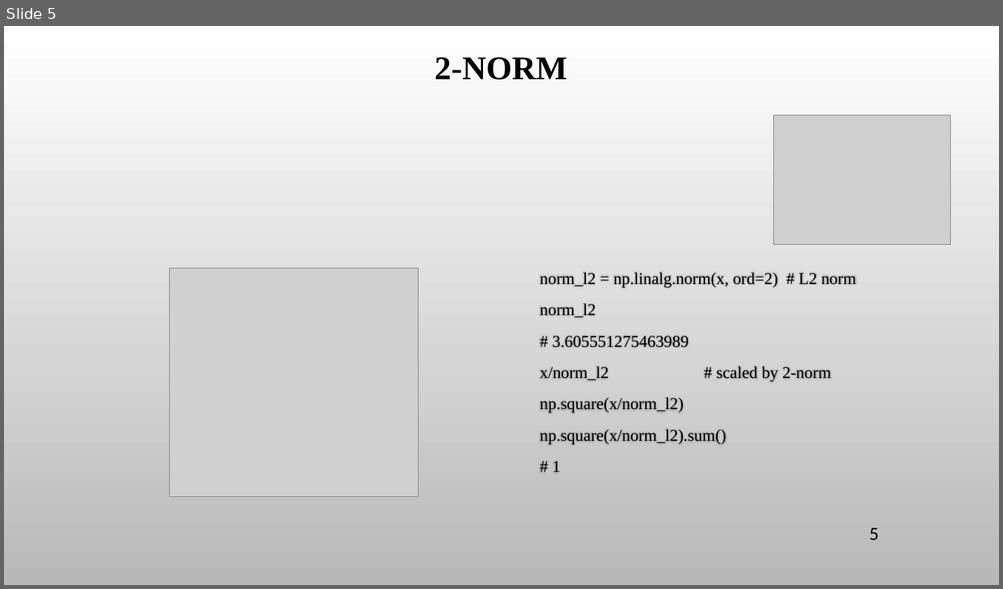
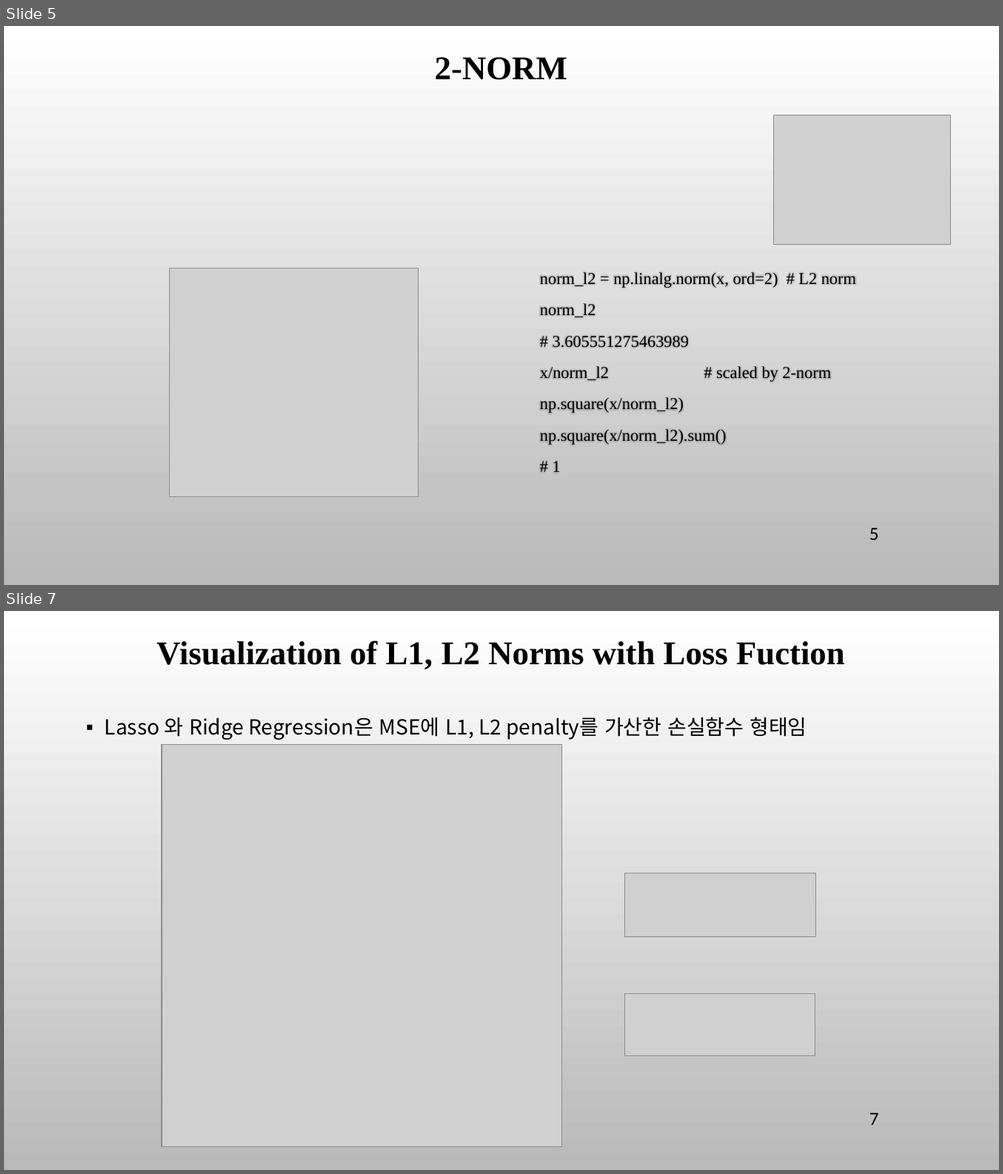
Before and after one commit to ancestor9/mathematics-for-machine-learning, a slide deck: 8_Applications of mathematics.pptx. Shown one above the other, each under a label of ours: slide 5 before the commit, slides 5 and 7 after it; the slides between them are not shown. The pictures are 1003x589 and 1003x1174 pixels, drawn with LibreOffice and Linux fonts; fonts in the diff are those of the drawing; grey boxes stand for pictures; background and template pictures are left out. Boxes give left, top, right and bottom in pixels: in the first picture for what was removed or moved away, otherwise in the second. Text is boxed around its words. In the diff, an @@ line names an element or a change of style, - is before the commit and + after.

```diff
--- a/8_Applications of mathematics.pptx
+++ b/8_Applications of mathematics.pptx
@@ slide 7 added at (4,611,999,1170), background picture (left out) @@
@@ title added at (156,641,845,669), 32 pt, text #000000, bold @@
+Visualization of L1, L2 Norms with Loss Fuction
@@ text added at (105,717,806,740), 20 pt, text #000000 @@
+▪ Lasso 와 Ridge Regression은 MSE에 L1, L2 penalty를 가산한 손실함수 형태임
@@ picture added at (162,744,561,1147) @@
@@ picture added at (624,874,816,937) @@
@@ picture added at (624,994,815,1056) @@
@@ page number added at (869,1113,879,1125), 18 pt, text #000000 @@
+7
```
Also in this commit, not shown: 6 slides changed, 2 other slides added, 9 slides removed.
